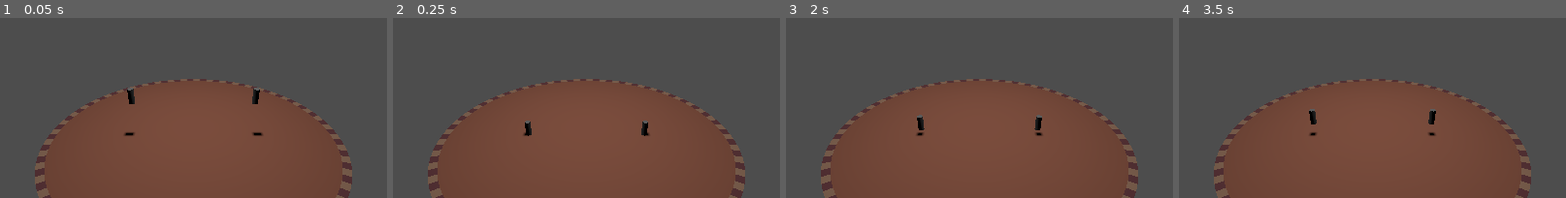
Above: before the commit, frames 1-4 (left to right).
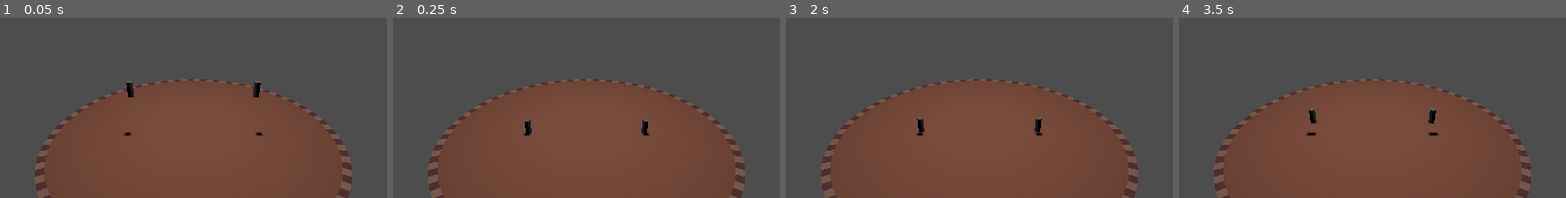
Above: after the commit, the same moments.

Repository: proximadams/Lucky-Erik-Alex-Jam-2025
Game: Godot game, scene res://World.tscn
The game is run twice, just before and just after one commit, with the same random seed, the same clock (stepped at 60 frames per second) and the same inputs.
Inputs:
- Up to frame 1 (0.05 s): no input
- Up to frame 2 (0.25 s): no input
- Up to frame 3 (2 s): tap Enter at 1.25 s
- Up to frame 4 (3.5 s): no input
The pictures show only the part of the screen within x 25-75%, y 9-59%; the shares and areas given below are measured in that part.

The runs differ from the first frame. In frame 1, 0.3% of the frame differs, in the area x 32-68%, y 35-66%; in frame 2, less than 0.1%; in frame 3, less than 0.1%; in frame 4, less than 0.1%.

Commit message:
player positional changes

Diff:
--- a/Player/player.tscn
+++ b/Player/player.tscn
@@ -1,15 +1,31 @@
-[gd_scene load_steps=3 format=3 uid="uid://c4yjmdym54n72"]
+[gd_scene load_steps=5 format=3 uid="uid://c4yjmdym54n72"]
 
 [ext_resource type="Script" path="res://Player/player.gd" id="1_ixvv2"]
 
 [sub_resource type="SphereShape3D" id="SphereShape3D_bvhw4"]
+radius = 0.2
+
+[sub_resource type="Animation" id="Animation_ymuik"]
+resource_name = "SquishJump"
+
+[sub_resource type="AnimationLibrary" id="AnimationLibrary_h03nl"]
+_data = {
+"SquishJump": SubResource("Animation_ymuik")
+}
 
 [node name="Player" type="CharacterBody3D"]
 script = ExtResource("1_ixvv2")
 
 [node name="CollisionShape3D" type="CollisionShape3D" parent="."]
+transform = Transform3D(1, 0, 0, 0, 1, 0, 0, 0, 1, 0, 0.25, 0)
 shape = SubResource("SphereShape3D_bvhw4")
 
 [node name="CSGCylinder3D" type="CSGCylinder3D" parent="."]
+transform = Transform3D(1, 0, 0, 0, 1, 0, 0, 0, 1, 0, 0.5, 0)
 radius = 0.2
 height = 1.0
+
+[node name="AnimationPlayer" type="AnimationPlayer" parent="."]
+libraries = {
+"": SubResource("AnimationLibrary_h03nl")
+}
